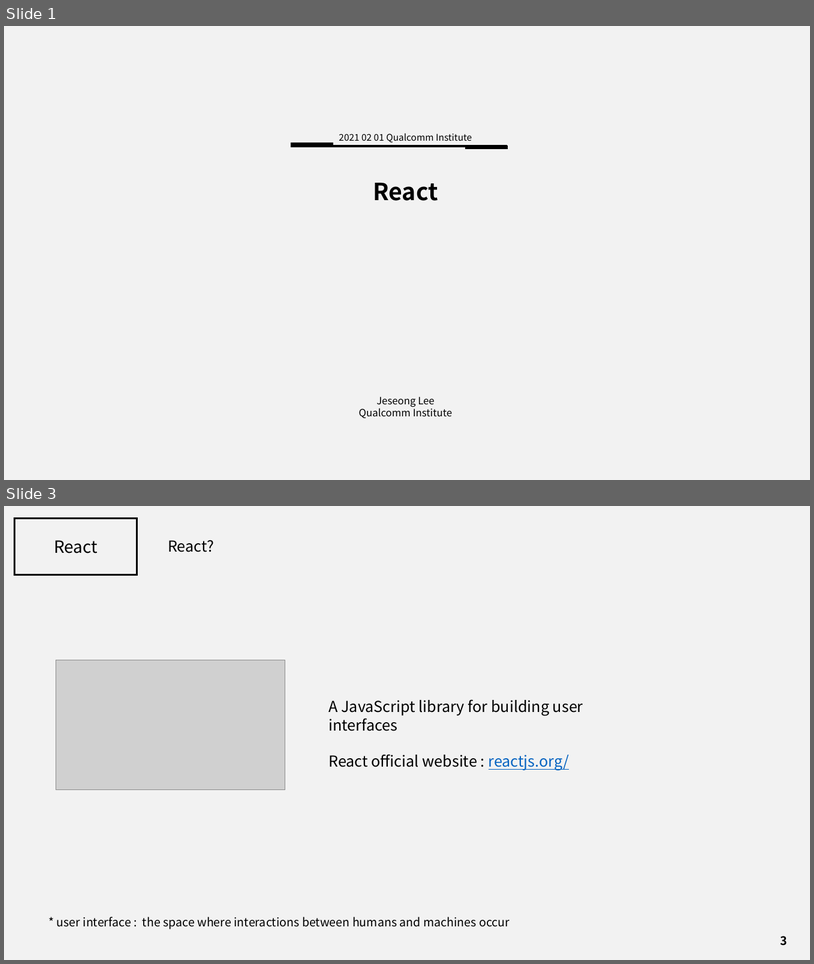
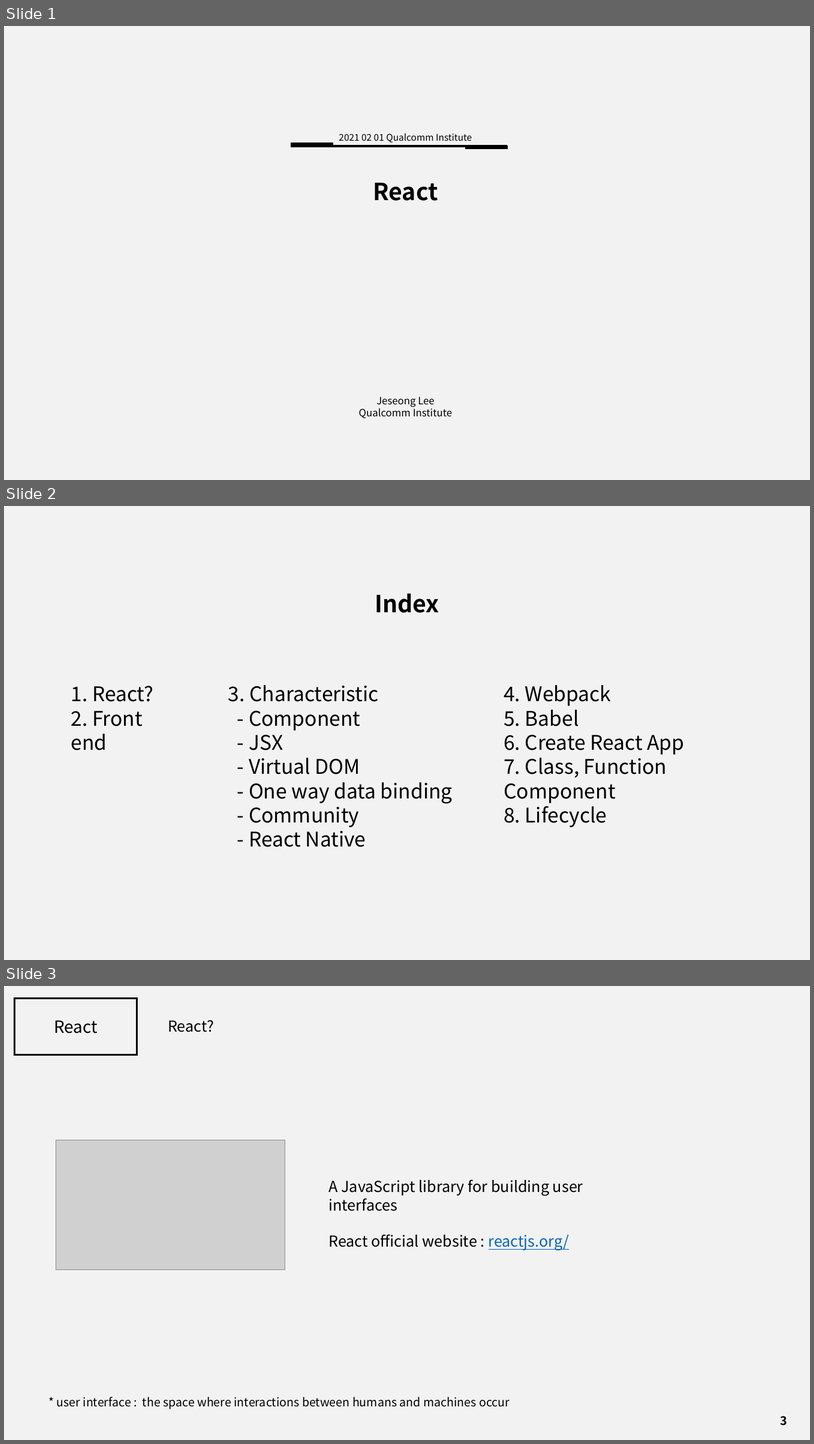
Before and after one commit to J3SUNG/Seminar, a slide deck: 210201_React.pptx. Shown one above the other, each under a label of ours: slides 1 and 3 before the commit, slides 1, 2 and 3 after it; the slides between them are not shown. The pictures are 814x964 and 814x1444 pixels, drawn with LibreOffice and Linux fonts; fonts in the diff are those of the drawing; grey boxes stand for pictures. Boxes give left, top, right and bottom in pixels: in the first picture for what was removed or moved away, otherwise in the second. Text is boxed around its words. In the diff, an @@ line names an element or a change of style, - is before the commit and + after.

```diff
--- a/210201_React.pptx
+++ b/210201_React.pptx
@@ slide 2 added at <box>4,506,810,960</box>, background #F2F2F2 @@
@@ text added at <box>375,593,439,613</box>, 28 pt, text #000000, bold @@
+Index
@@ text added at <box>71,685,153,750</box>, 24 pt, text #000000 @@
+1. React?
+2. Front end
@@ text added at <box>228,685,453,847</box>, 24 pt, text #000000 @@
+3. Characteristic
+- Component
+- JSX
+- Virtual DOM
+- One way data binding
+- Community
+- React Native
@@ text added at <box>504,685,685,827</box>, 24 pt, text #000000 @@
+4. Webpack
+5. Babel
+6. Create React App
+7. Class, Function Component
+8. Lifecycle
```
Also in this commit, not shown: 6 slides changed, 1 slide removed, 1 other file.
